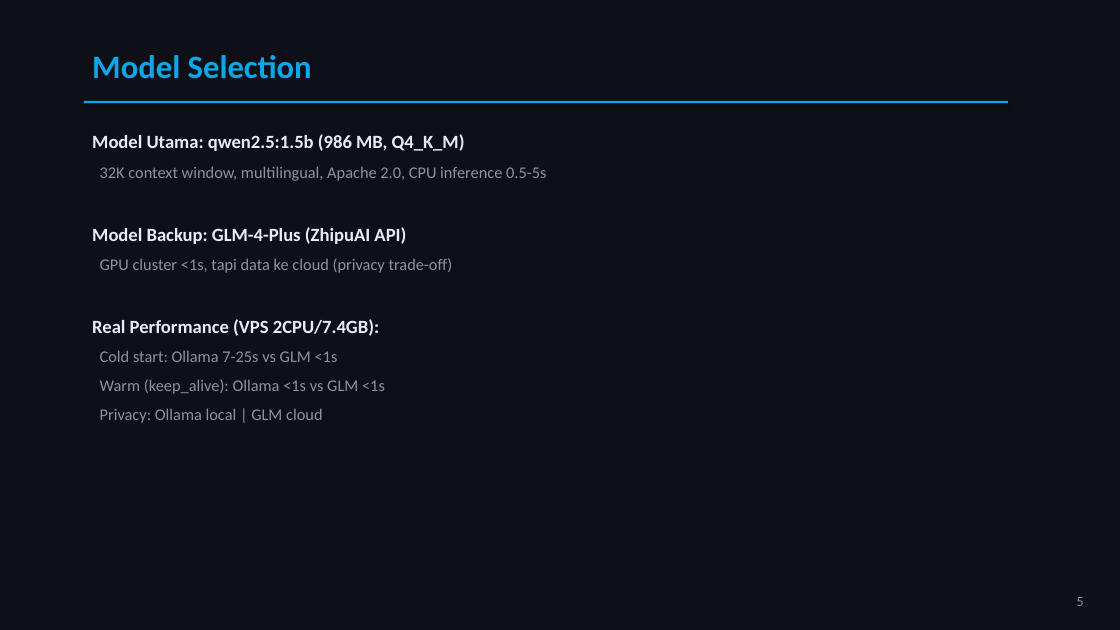
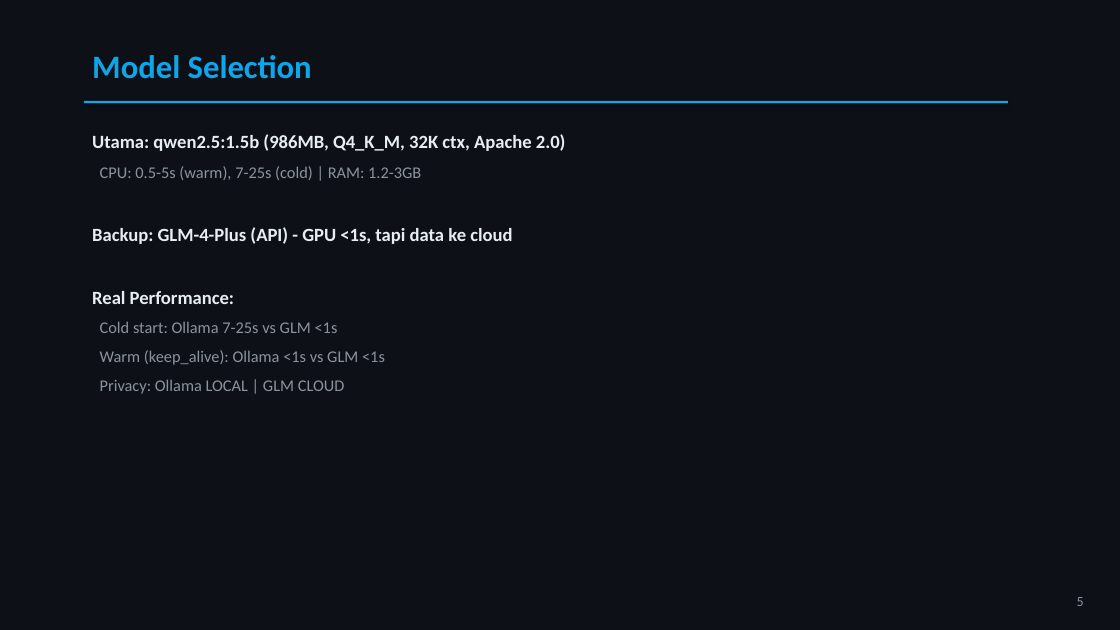
Before and after one commit to bakadenir/databuddy, a slide deck: slide 5 of Presentasi_UAS_AI04_DataBuddy.pptx. Drawn at 1120x630 pixels with LibreOffice and Linux fonts; fonts in the diff are those of the drawing. Boxes give left, top, right and bottom in pixels: in the first picture for what was removed or moved away, otherwise in the second. Text is boxed around its words. In the diff, an @@ line names an element or a change of style, - is before the commit and + after.

```diff
--- a/Presentasi_UAS_AI04_DataBuddy.pptx
+++ b/Presentasi_UAS_AI04_DataBuddy.pptx
@@ text at [92, 134, 566, 304]: text changed; size 14 to 16 pt; text colour #8B949E to #E6EDF3; bold on @@
-Model Utama: qwen2.5:1.5b (986 MB, Q4_K_M)
-32K context window, multilingual, Apache 2.0, CPU inference 0.5-5s
-Model Backup: GLM-4-Plus (ZhipuAI API)
-GPU cluster <1s, tapi data ke cloud (privacy trade-off)
-Real Performance (VPS 2CPU/7.4GB):
+Utama: qwen2.5:1.5b (986MB, Q4_K_M, 32K ctx, Apache 2.0)
+CPU: 0.5-5s (warm), 7-25s (cold) | RAM: 1.2-3GB
+Backup: GLM-4-Plus (API) - GPU <1s, tapi data ke cloud
+Real Performance:
@@ text at [100, 379, 345, 394]: text changed @@
-Privacy: Ollama local | GLM cloud
+Privacy: Ollama LOCAL | GLM CLOUD
```
Also in this commit, not shown: 11 other slides changed, 1 slide removed, 2 other files.
